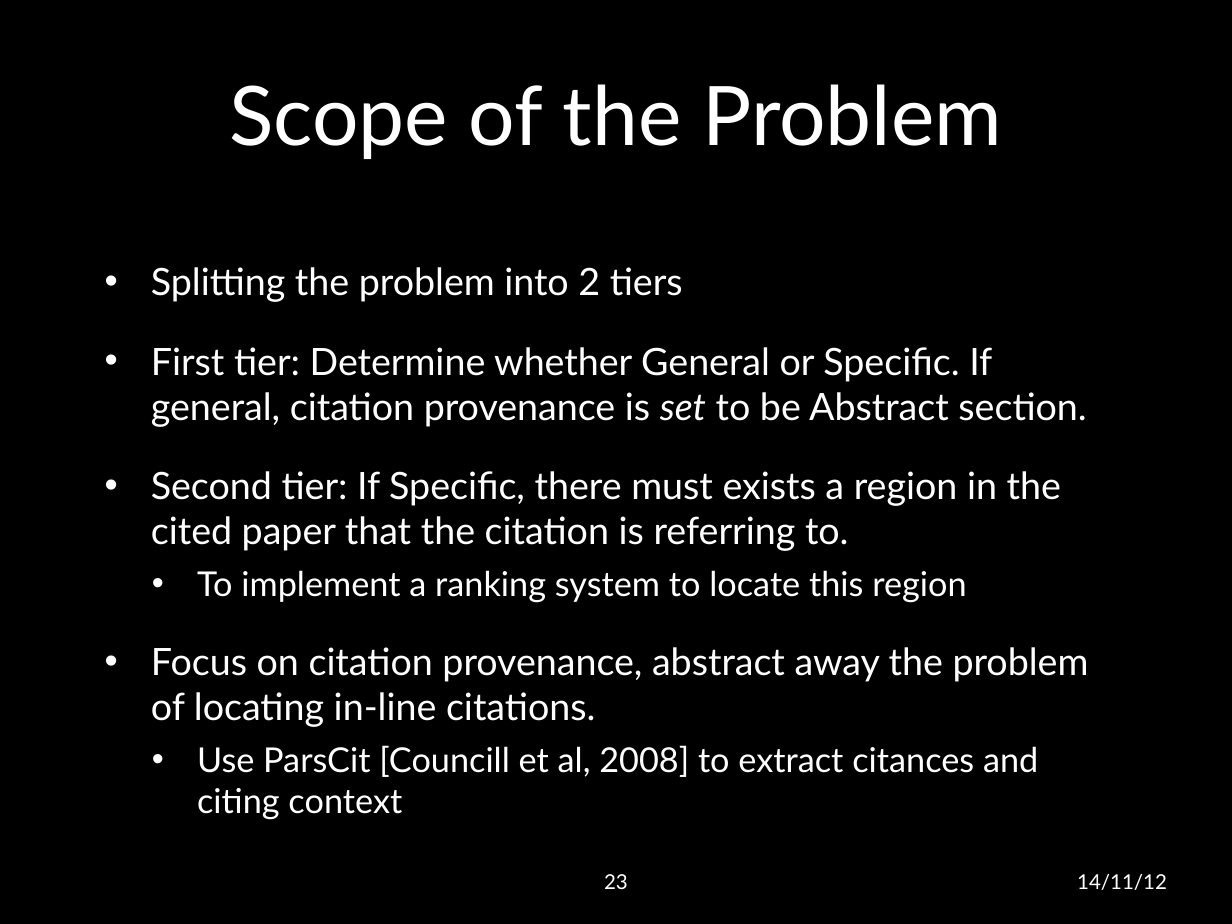
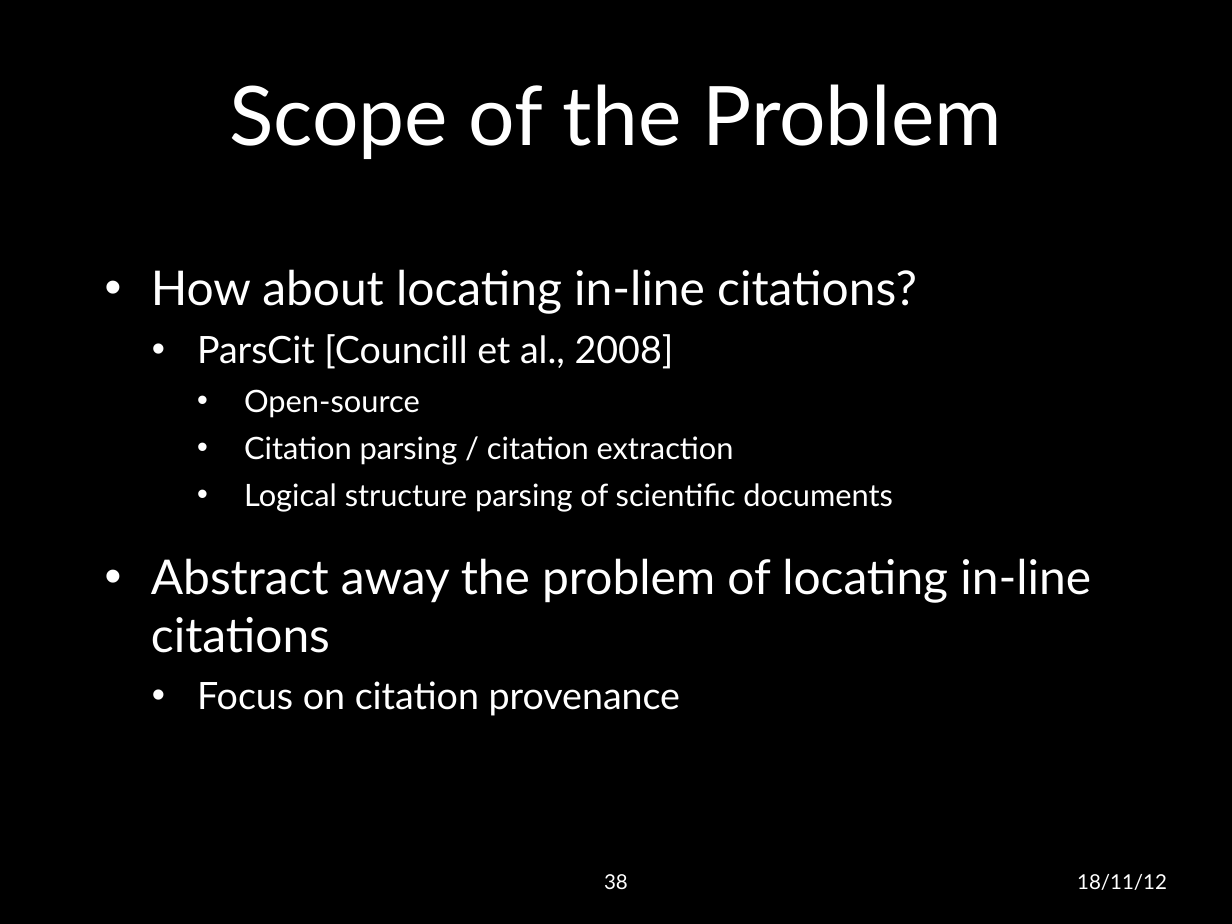
Before and after one commit to lwheng/fyp, a slide deck: slide 38 of presentation/final presentation.pptx (slide 23 before the commit). Drawn at 1232x924 pixels with LibreOffice and Linux fonts; fonts in the diff are those of the drawing; background and template pictures are left out. Boxes give left, top, right and bottom in pixels: in the first picture for what was removed or moved away, otherwise in the second. Text is boxed around its words. In the diff, an @@ line names an element or a change of style, - is before the commit and + after.

```diff
--- a/presentation/final presentation.pptx
+++ b/presentation/final presentation.pptx
@@ text at box(151, 269, 1091, 716): text changed; size 22 to 18 pt @@
-• Splitting the problem into 2 tiers
-• First tier: Determine whether General or Specific. If general, citation provenance is set to be Abstract section.
-• Second tier: If Specific, there must exists a region in the cited paper that the citation is referring to.
-  • To implement a ranking system to locate this region
-• Focus on citation provenance, abstract away the problem of locating in-line citations.
-  • Use ParsCit [Councill et al, 2008] to extract citances and citing context
+• How about locating in-line citations?
+  • ParsCit [Councill et al., 2008]
+    • Open-source
+    • Citation parsing / citation extraction
+    • Logical structure parsing of scientific documents
+• Abstract away the problem of locating in-line citations
+  • Focus on citation provenance
@@ page number at box(604, 874, 628, 889): text changed @@
-23
+38
@@ text at box(1077, 874, 1167, 890): text changed @@
-14/11/12
+18/11/12
```
Also in this commit, not shown: 58 other slides changed, 31 slides added, 4 slides removed.
